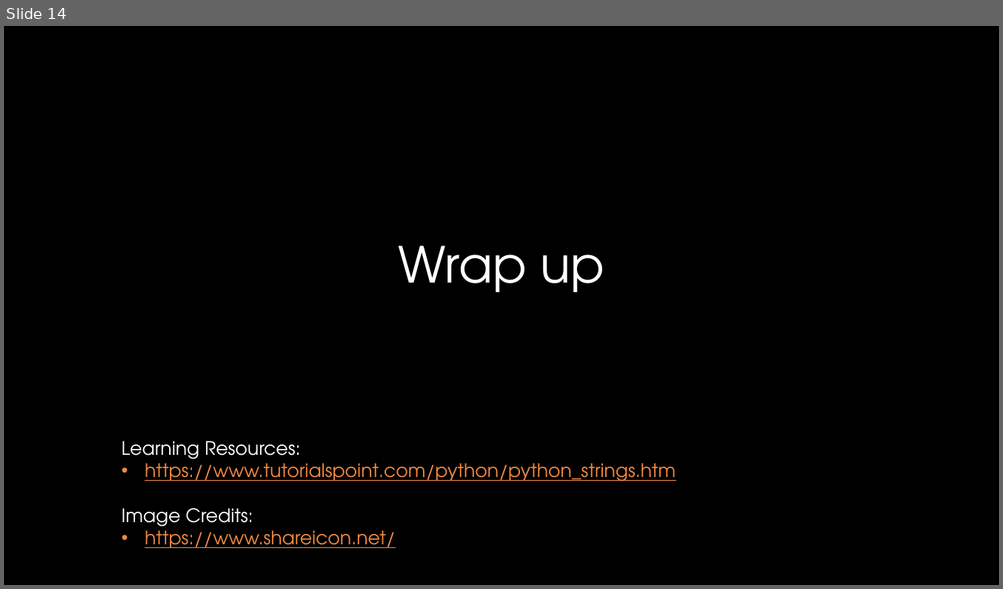
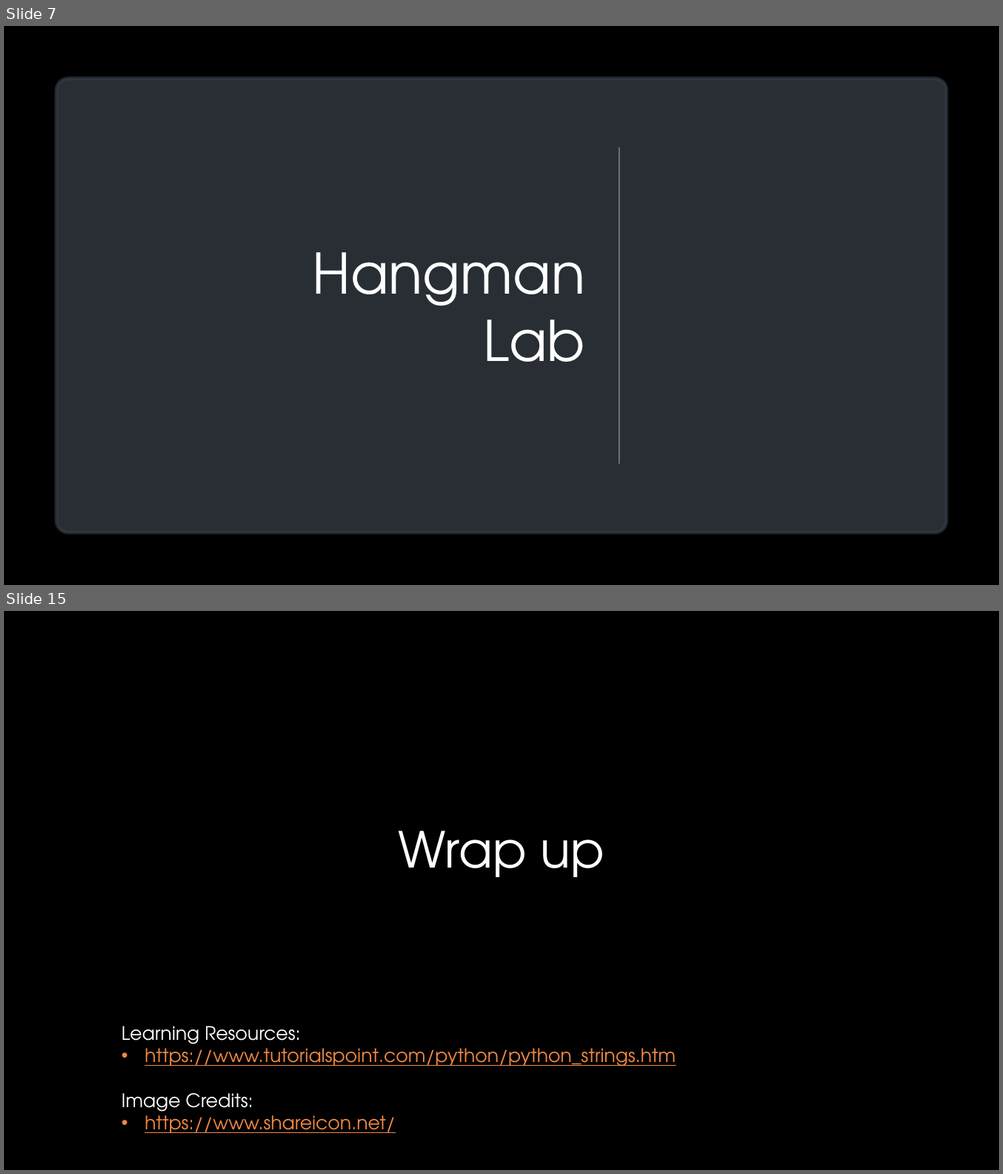
Before and after one commit to CSUMBPelicanCollective/CST205, a slide deck: howe_d_labs/lab10/lab10-presentation_howe_d.pptx. Shown one above the other, each under a label of ours: slide 14 before the commit, slides 7 and 15 after it; the slides between them are not shown. The pictures are 1003x589 and 1003x1174 pixels, drawn with LibreOffice and Linux fonts; fonts in the diff are those of the drawing; background and template pictures are left out. Boxes give left, top, right and bottom in pixels: in the first picture for what was removed or moved away, otherwise in the second. Text is boxed around its words. In the diff, an @@ line names an element or a change of style, - is before the commit and + after.

```diff
--- a/howe_d_labs/lab10/lab10-presentation_howe_d.pptx
+++ b/howe_d_labs/lab10/lab10-presentation_howe_d.pptx
@@ slide 7 added at bbox=[4, 26, 999, 585], background picture (left out) @@
@@ rounded rectangle added at bbox=[57, 79, 946, 533], fill #282E35, outline #282E35 3.5 pt @@
@@ line added from (619, 147) to (619, 464), #6F6F6F 0.75 pt @@
@@ title added at bbox=[313, 252, 586, 362], 54 pt, text gradient #FFFFFF to #A6A6A6 @@
+Hangman
+Lab
@@ what was slide 14 is now slide 15 @@
```
Also in this commit, not shown: 9 slides changed, 4 other slides added, 4 slides removed, 2 other files.
